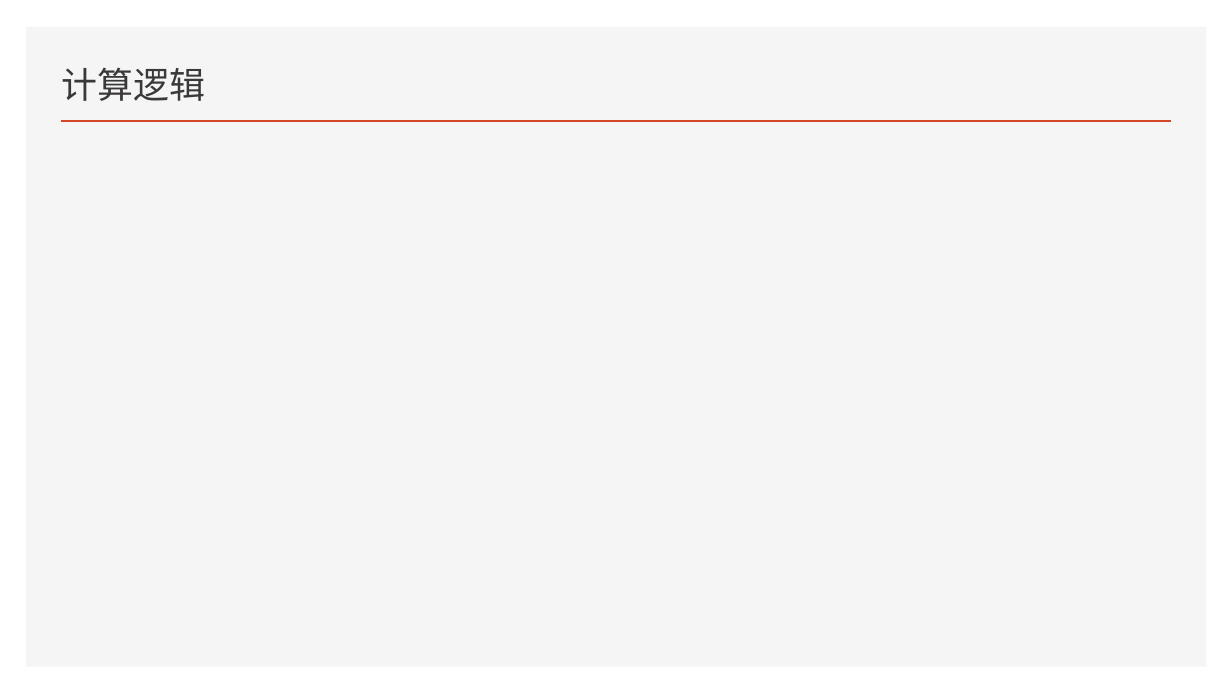
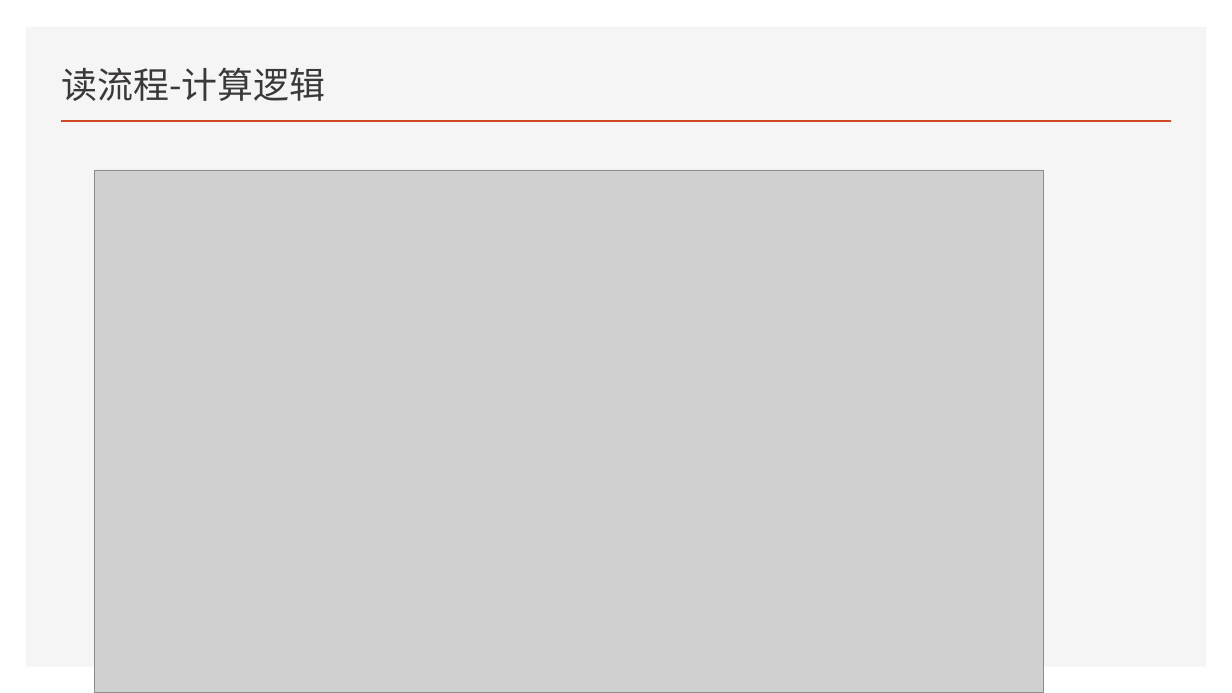
Before and after one commit to Zhangwusheng/Zhangwusheng.github.io, a slide deck: slide 21 of _posts/OpenTsdb基本原理.pptx (slide 12 before the commit). Drawn at 1232x693 pixels with LibreOffice and Linux fonts; fonts in the diff are those of the drawing; grey boxes stand for pictures. Boxes give left, top, right and bottom in pixels: in the first picture for what was removed or moved away, otherwise in the second. Text is boxed around its words. In the diff, an @@ line names an element or a change of style, - is before the commit and + after.

```diff
--- a/_posts/OpenTsdb基本原理.pptx
+++ b/_posts/OpenTsdb基本原理.pptx
@@ title at bbox=[62, 68, 326, 101]: text changed @@
-计算逻辑
+读流程-计算逻辑
@@ picture added at bbox=[95, 170, 1044, 693] @@
```
Also in this commit, not shown: 5 other slides changed, 20 slides added, 1 slide removed, 4 other files.
